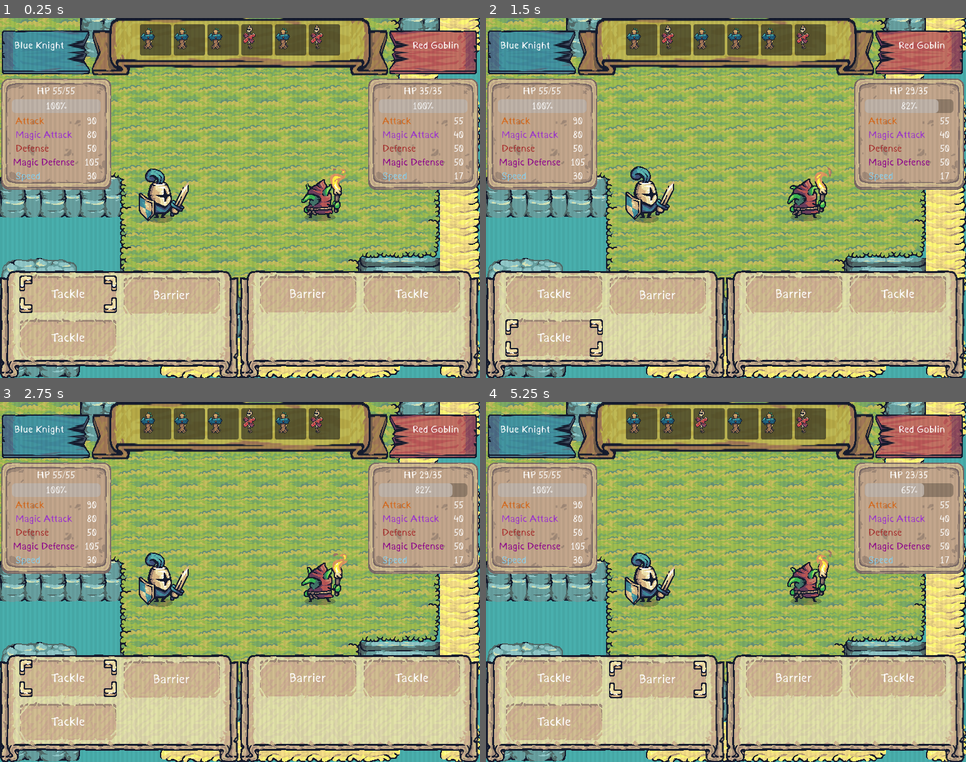
Above: before the commit, frames 1-4 (two rows, left to right).
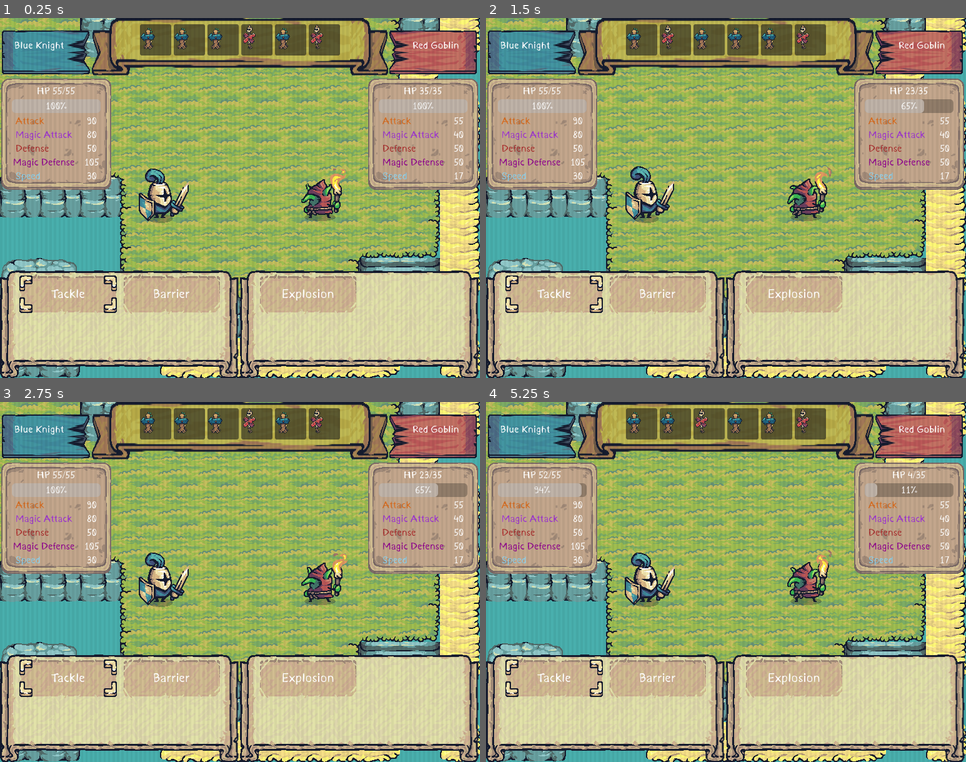
Above: after the commit, the same moments.

Repository: AkubaruF/individual-game-jam
Game: Godot game, scene res://Scene/Level.tscn
Same seed, same stepped clock (60 frames per second), same inputs: the game is played once before the commit and once after it.
Inputs (mouse positions are in pixels of both pictures, inside the frame that each line leads up to):
- Up to frame 1 (0.25 s): no input
- Up to frame 2 (1.5 s): click "[center]Tackle[/center]" at 0.5 s; click "[center]Tackle[/center]" at 1.25 s
- Up to frame 3 (2.75 s): click "[center]Barrier[/center]" at 2 s
- Up to frame 4 (5.25 s): click (793, 679) at 2.75 s, where only the run after the commit has a clickable "[center]Explosion[/center]"; click "[center]Tackle[/center]" at 3.5 s; click "[center]Tackle[/center]" at 4.25 s; click "[center]Barrier[/center]" at 5 s

The runs differ from the first frame. In frame 1, 4.3% of the frame differs, in the area x 4-96%, y 71-95%; in frame 2, 4.7%; in frame 3, 4.4%; in frame 4, 5.3%, in the area x 4-96%, y 19-95%.

Commit message:
connect skill with character stats

Diff:
--- a/Game/Effect/AttackEffect.gd
+++ b/Game/Effect/AttackEffect.gd
@@ -3,9 +3,11 @@
 
 var amount := 5
 
-func effect(targets: Array[Node]) -> void:
+func effect(targets: Array[Node], type: SkillResource.Damage) -> void:
 	for target in targets:
 		if not target:
 			pass
-		if target is Player or target is Enemy:
-			target.take_damage(amount * -1)
+		if target is Player:
+			target.take_damage(amount, type)
+		if target is Enemy:
+			target.take_damage(amount, type)
--- a/Game/Effect/HealEffect.gd
+++ b/Game/Effect/HealEffect.gd
@@ -3,9 +3,11 @@
 
 var amount := 5
 
-func effect(targets: Array[Node]) -> void:
+func effect(targets: Array[Node], type: SkillResource.Damage) -> void:
 	for target in targets:
 		if not target:
 			pass
-		if target is Player or target is Enemy:
-			target.take_damage(amount)
+		if target is Player:
+			target.heal_damage(amount, type)
+		if target is Enemy:
+			target.heal_damage(amount, type)
--- a/Game/Skills/Barrier.gd
+++ b/Game/Skills/Barrier.gd
@@ -1,6 +1,6 @@
 extends SkillResource
 
-func apply_effects(target: Array[Node]) -> void:
+func apply_effects(target: Array[Node], stat: StatsResource) -> void:
 	var block_effect := HealEffect.new()
-	block_effect.amount = 6
-	block_effect.effect(target)
+	block_effect.amount = 3
+	block_effect.effect(target, SkillResource.Damage.MAGIC)
--- a/Game/Skills/Barrier.tres
+++ b/Game/Skills/Barrier.tres
@@ -7,6 +7,7 @@
 id = "barrier"
 type = 1
 target = 0
+damage = 1
 name = "Barrier"
 description = "Add temporary health that stays for 1 turn."
 uses = 5
--- a/Game/Skills/Explosion.gd
+++ b/Game/Skills/Explosion.gd
@@ -1,6 +1,6 @@
 extends SkillResource
 
-func apply_effects(target: Array[Node]) -> void:
+func apply_effects(target: Array[Node], stat: StatsResource) -> void:
 	var attack_effect := AttackEffect.new()
-	attack_effect.amount = 15
-	attack_effect.effect(target)
+	attack_effect.amount = 80 * stat.magicattack
+	attack_effect.effect(target, SkillResource.Damage.MAGIC)
--- a/Game/Skills/Explosion.tres
+++ b/Game/Skills/Explosion.tres
@@ -7,6 +7,7 @@
 id = "explosion"
 type = 0
 target = 2
+damage = 1
 name = "Explosion"
 description = "Everyone explodes now"
 uses = 1
--- a/Game/Skills/Tackle.gd
+++ b/Game/Skills/Tackle.gd
@@ -1,6 +1,6 @@
 extends SkillResource
 
-func apply_effects(target: Array[Node]) -> void:
+func apply_effects(target: Array[Node], stat: StatsResource) -> void:
 	var attack_effect := AttackEffect.new()
-	attack_effect.amount = 3
-	attack_effect.effect(target)
+	attack_effect.amount = 30 * stat.attack
+	attack_effect.effect(target, SkillResource.Damage.PHYSICAL)
--- a/Game/Travelers/KnightArsenal.tres
+++ b/Game/Travelers/KnightArsenal.tres
@@ -1,11 +1,12 @@
-[gd_resource type="Resource" script_class="Arsenal" load_steps=5 format=3 uid="uid://dp2y0q5hr1xyq"]
+[gd_resource type="Resource" script_class="Arsenal" load_steps=6 format=3 uid="uid://dp2y0q5hr1xyq"]
 
 [ext_resource type="Script" path="res://Scripts/Resources/SkillResource.gd" id="1_mp08h"]
 [ext_resource type="Resource" uid="uid://msrc3c0st6u5" path="res://Game/Skills/Barrier.tres" id="2_1aw2m"]
+[ext_resource type="Resource" uid="uid://d20wdsdxlim6k" path="res://Game/Skills/Explosion.tres" id="2_s5peg"]
 [ext_resource type="Script" path="res://Scripts/Resources/arsenal.gd" id="2_sgcng"]
 [ext_resource type="Resource" uid="uid://dofgi3wnxci7d" path="res://Game/Skills/Tackle.tres" id="3_dxjik"]
 
 [resource]
 script = ExtResource("2_sgcng")
-skills = Array[ExtResource("1_mp08h")]([ExtResource("3_dxjik"), ExtResource("2_1aw2m"), ExtResource("3_dxjik")])
-items = Array[ExtResource("1_mp08h")]([ExtResource("2_1aw2m"), ExtResource("3_dxjik")])
+skills = Array[ExtResource("1_mp08h")]([ExtResource("3_dxjik"), ExtResource("2_1aw2m")])
+items = Array[ExtResource("1_mp08h")]([ExtResource("2_s5peg")])
--- a/Scene/Enemy/enemy.gd
+++ b/Scene/Enemy/enemy.gd
@@ -30,9 +30,16 @@
 	StatUI.update_stats(statsResource)
 	BannerStatUI.update_stats(statsResource)
 
-func take_damage(damage: int) -> void:
+func take_damage(damage: int, type: SkillResource.Damage) -> void:
 	if statsResource.health <= 0:
 		return
-	statsResource.health_change(damage)
+	statsResource.damage(damage, type)
 	if statsResource.health <= 0:
 		queue_free()
+
+func heal_damage(damage: int, type: SkillResource.Damage) -> void:
+	if statsResource.health <= 0:
+		return
+	statsResource.heal(damage, type)
+	if statsResource.health <= 0:
+		queue_free()
--- a/Scene/Game/skill_button.gd
+++ b/Scene/Game/skill_button.gd
@@ -23,7 +23,10 @@
 func play() -> void:
 	if not skill:
 		return
-	skill.play(targets, stats)
+	var player = level.find_child("PlayerTeam", true, false).get_child(0)
+	if not (player is Player):
+		return
+	skill.play(targets, player.characterStat)
 
 func setup_text():
 	$RichTextLabel.text = "[center]" + skill.name + "[/center]"
--- a/Scene/LevelHandler.gd
+++ b/Scene/LevelHandler.gd
@@ -46,15 +46,15 @@
 	sort_combined_queue()
 	update_timeline()
 	if sorted_array[0]["character"] in players:
-		pass
+		var level = get_tree().current_scene
+		level.find_child("HUD").show()
+		level.find_child("HUD").focus_first_button()
 	else:
 		var level = get_tree().current_scene
 		level.find_child("HUD").hide()
 		level.find_child("Enemy").play("attack1")
 		await level.find_child("Enemy").animation_finished
 		level.find_child("Enemy").play("idle")
-		level.find_child("HUD").show()
-		level.find_child("HUD").focus_first_button()
 		next_attack()
 
 func pop_out():
--- a/Scene/Player/player.gd
+++ b/Scene/Player/player.gd
@@ -30,9 +30,16 @@
 	StatUI.update_stats(characterStat)
 	BannerStatUI.update_stats(characterStat)
 
-func take_damage(damage: int) -> void:
+func take_damage(damage: int, type: SkillResource.Damage) -> void:
 	if characterStat.health <= 0:
 		return
-	characterStat.health_change(damage)
+	characterStat.damage(damage, type)
 	if characterStat.health <= 0:
 		queue_free()
+
+func heal_damage(heal: int, type: SkillResource.Damage) -> void:
+	if characterStat.health <= 0:
+		return
+	characterStat.heal(heal, type)
+	if characterStat.health <= 0:
+		queue_free()
--- a/Scripts/Resources/SkillEffect.gd
+++ b/Scripts/Resources/SkillEffect.gd
@@ -1,5 +1,5 @@
 class_name skill_effect
 extends RefCounted
 
-func effect(targets: Array[Node]) -> void:
+func effect(targets: Array[Node], type: SkillResource.Damage) -> void:
 	pass
--- a/Scripts/Resources/SkillResource.gd
+++ b/Scripts/Resources/SkillResource.gd
@@ -3,19 +3,21 @@
 
 enum Type {ATTACK, SKILL, ITEM}
 enum Target {SELF, ENEMY, EVERYONE}
+enum Damage {PHYSICAL, MAGIC}
 
 @export_category("Basic Info")
 @export var id: String
 @export var type: Type
 @export var target: Target
+@export var damage: Damage
 @export var name: String
 @export var description: String
 @export var uses: int
 
 func play(targets: Array[Node], stat: StatsResource) -> void:
 	Events.skill_played.emit(self)
-	apply_effects(targets)
+	apply_effects(targets, stat)
 	Events.next_attack.emit()
 
-func apply_effects(target: Array[Node]) -> void:
+func apply_effects(target: Array[Node], stat: StatsResource) -> void:
 	pass
--- a/Scripts/Resources/StatsResource.gd
+++ b/Scripts/Resources/StatsResource.gd
@@ -32,7 +32,16 @@
 	health = clampi(value,0,maxhealth)
 	stats_changed.emit()
 
-func health_change(value: int) -> void:
+func damage(value: int, type: SkillResource.Damage) -> void:
+	if type == SkillResource.Damage.PHYSICAL:
+		print((value / defense / 50 + 5))
+		self.health -= (value / defense / 50 + 5)
+	if type == SkillResource.Damage.MAGIC:
+		print((value / magicdefense / 50 + 5))
+		self.health -= (value / magicdefense / 50 + 5)
+	stats_changed.emit()
+
+func heal(value: int, type: SkillResource.Damage) -> void:
 	self.health += value
 	stats_changed.emit()
 
